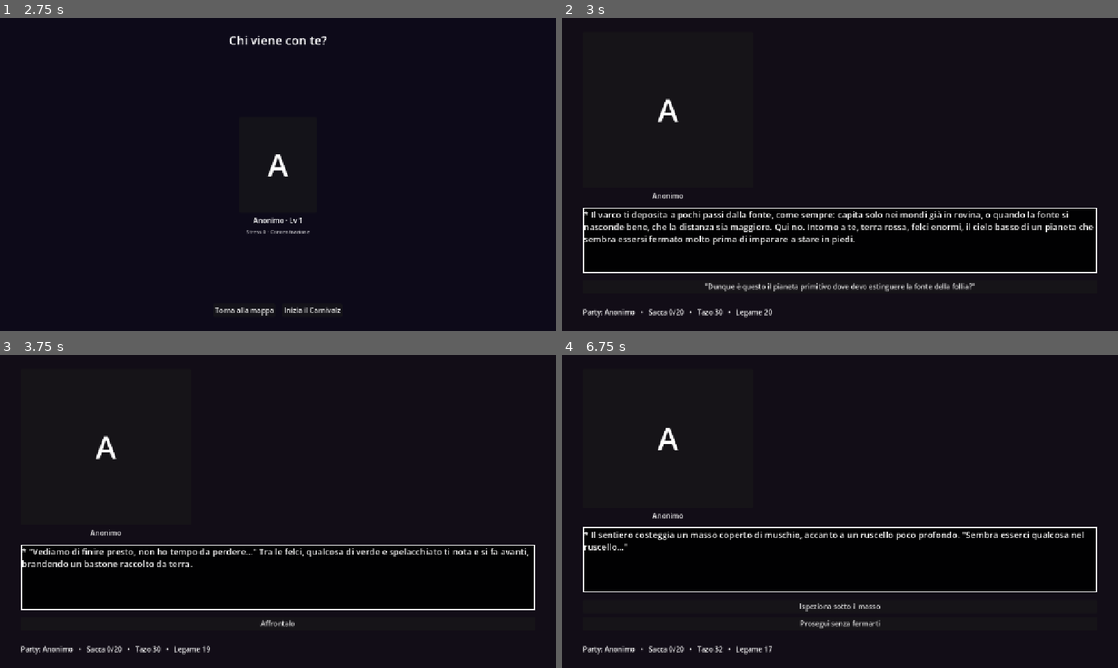
Above: before the commit, frames 1-4 (two rows, left to right).
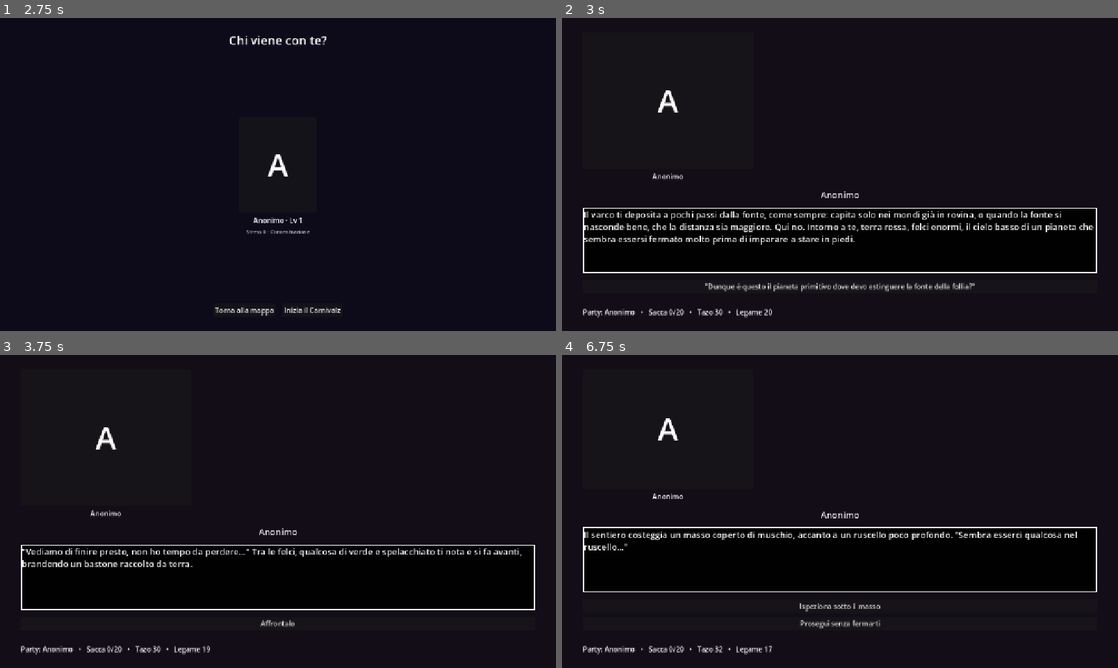
Above: after the commit, the same moments.

Repository: Rio-Chico-Devs/Carnivalz
Game: Godot game, scene res://scenes/Menu.tscn
Same seed, same stepped clock (60 frames per second), same inputs: the game is played once before the commit and once after it.
Inputs (mouse positions are in pixels of both pictures, inside the frame that each line leads up to):
- Up to frame 1 (2.75 s): click "Gioca" at 0.5 s; click "!" at 1.25 s; click "☉ Scendi nel Carnivalz" at 2 s
- Up to frame 2 (3 s): click "Inizia il Carnivalz" at 2.75 s
- Up to frame 3 (3.75 s): click "'Dunque è questo il pianeta p…" at 3.5 s
- Up to frame 4 (6.75 s): click "Affrontalo" at 4.25 s; click "Attacca" at 5 s; tap Enter at 5.75 s; move the mouse to (962, 495) at 5.77 s; click (962, 495) at 5.92 s; click "'Le creature qui sembrano mol…" at 6.5 s

Frame 1 is identical in both runs. In frame 2, 1.4% of the frame differs, in the area x 4-92%, y 23-65%; in frame 3, 1.5%; in frame 4, 1.6%, in the area x 4-94%, y 20-60%.
Error before the commit: Invalid assignment of property or key 'size_flags_vertical' with value of type 'int' on a base object of type 'Nil'. (res://scripts/Ritratto.gd:61)

Commit message:
Corregge il crash del ritratto grande e sostituisce l'asterisco con il nome del parlante
- Fix crash: in Combattimento.gd, imposta_grande(true) veniva chiamato PRIMA che il ritratto entrasse nell'albero (add_child), quindi il suo @onready "immagine" era ancora nullo. Ora si chiama dopo l'add_child, come mostra() faceva gia' correttamente
- Rimosso il prefisso "* " (non era obbligatorio): la narrazione torna testo semplice
- Nuova etichetta "NomeParlante" centrata sopra il box del narratore: mostra chi sta parlando. Di default e' il protagonista (la narrazione e' il suo dialogo interiore), il personaggio in "centro" quando parla da solo, il compagno scelto quando si usa "Parla con la squadra"

Co-Authored-By: Claude Sonnet 5 <noreply@anthropic.com>
Claude-Session: https://claude.ai/code/session_01AE7uzpDH1Lo1PHb29aXJxZ

Diff:
--- a/scenes/Main.tscn
+++ b/scenes/Main.tscn
@@ -77,6 +77,12 @@
 size_flags_vertical = 3
 visible = false
 
+[node name="NomeParlante" type="Label" parent="Margini/Colonna"]
+unique_name_in_owner = true
+layout_mode = 2
+horizontal_alignment = 1
+theme_override_font_sizes/font_size = 20
+
 [node name="Narratore" type="RichTextLabel" parent="Margini/Colonna"]
 unique_name_in_owner = true
 layout_mode = 2
--- a/scripts/Combattimento.gd
+++ b/scripts/Combattimento.gd
@@ -120,11 +120,12 @@
 		fila_party.add_child(scheda)
 		ritratto.mostra(id_personaggio, GameState.livello_di(id_personaggio))
 	else:
+		var e_il_centrale := false
 		if not nemico_centrale_occupato:
 			nemico_centrale_occupato = true
+			e_il_centrale = true
 			scheda.size_flags_horizontal = Control.SIZE_EXPAND_FILL
 			scheda.size_flags_vertical = Control.SIZE_EXPAND_FILL
-			ritratto.imposta_grande(true)  # il nemico principale e' sempre grande, in mezzo
 			nemico_centro.add_child(scheda)
 		elif prossimo_lato_nemico == "destra":
 			nemici_destra.add_child(scheda)
@@ -132,6 +133,9 @@
 		else:
 			nemici_sinistra.add_child(scheda)
 			prossimo_lato_nemico = "destra"
+		# solo dopo add_child: prima l'@onready interno del ritratto e' ancora nullo
+		if e_il_centrale:
+			ritratto.imposta_grande(true)  # il nemico principale e' sempre grande, in mezzo
 		ritratto.mostra(id_personaggio)
 		if dati.has("xp"):
 			# voce nel bestiario al primo incontro (gli oggetti di scena non ne hanno)
@@ -1072,7 +1076,7 @@
 	combattente.etichetta_extra.text = dettagli
 
 func scrivi(riga: String) -> void:
-	diario.append_text("* " + riga + "\n")
+	diario.append_text(riga + "\n")
 
 func _esci() -> void:
 	# lo stress accumulato resta addosso ai personaggi
--- a/scripts/Main.gd
+++ b/scripts/Main.gd
@@ -17,6 +17,7 @@
 @onready var slot_sinistra = %SlotSinistra
 @onready var slot_centro = %SlotCentro
 @onready var slot_destra = %SlotDestra
+@onready var nome_parlante: Label = %NomeParlante
 @onready var narratore: RichTextLabel = %Narratore
 @onready var contenitore_scelte: VBoxContainer = %Scelte
 @onready var bottone_dialoga: Button = %BottoneDialoga
@@ -57,7 +58,7 @@
 				GameState.prepara_combattimento(gruppo, id_nodo, "", agguato.get("se_perdi", ""), id_nodo)
 				get_tree().change_scene_to_file(SCENA_COMBATTIMENTO)
 				return
-	narratore.text = "* " + nodo.get("testo", "")
+	narratore.text = nodo.get("testo", "")
 	aggiorna_palco(nodo)
 	aggiorna_stato()
 	if nodo.get("espulsione_automatica", false):
@@ -104,7 +105,7 @@
 	var dati := GameState.dati_oggetto(id_oggetto)
 	var nome: String = String(dati.get("nome", id_oggetto))
 	if not GameState.aggiungi_oggetto(id_oggetto):
-		return "\n\n* [i]%s: la sacca è piena, non c'è posto per lui.[/i]" % nome
+		return "\n\n[i]%s: la sacca è piena, non c'è posto per lui.[/i]" % nome
 	var tipo := String(dati.get("tipo", "consumabile"))
 	var luogo := "nella sacca"
 	match tipo:
@@ -112,9 +113,9 @@
 			luogo = "tra i collezionabili"
 		"chiave":
 			luogo = "tra gli oggetti chiave"
-	var messaggio := "\n\n* [i]Hai ottenuto: %s (%s).[/i]" % [nome, luogo]
+	var messaggio := "\n\n[i]Hai ottenuto: %s (%s).[/i]" % [nome, luogo]
 	if tipo == "chiave":
-		messaggio += "\n* [i]%s[/i]" % String(dati.get("descrizione", ""))
+		messaggio += "\n[i]%s[/i]" % String(dati.get("descrizione", ""))
 	return messaggio
 
 func aggiorna_palco(nodo: Dictionary) -> void:
@@ -123,6 +124,7 @@
 		slot_destra.visible = false
 		slot_centro.visible = true
 		mostra_slot(slot_centro, nodo["centro"], nodo.get("espr_centro", ""))
+		aggiorna_nome_parlante(id_da_valore(nodo["centro"]))
 		return
 	slot_centro.visible = false
 	slot_sinistra.visible = true
@@ -130,6 +132,16 @@
 	slot_destra.visible = nodo.has("destra")
 	if nodo.has("destra"):
 		mostra_slot(slot_destra, nodo["destra"], nodo.get("espr_destra", ""))
+	# la narrazione e' sempre vissuta come il dialogo interiore del protagonista
+	aggiorna_nome_parlante(GameState.id_protagonista)
+
+func id_da_valore(valore: Variant) -> String:
+	if valore is Dictionary:
+		return String(valore.get("id", ""))
+	return String(valore)
+
+func aggiorna_nome_parlante(id_personaggio: String) -> void:
+	nome_parlante.text = String(GameState.personaggi.get(id_personaggio, {}).get("nome", id_personaggio))
 
 func mostra_slot(slot, valore: Variant, espr_nodo: String) -> void:
 	# valore: id stringa, oppure {id, espr}. L'espressione può anche venire
@@ -220,12 +232,13 @@
 	slot_destra.visible = false
 	slot_centro.visible = true
 	mostra_slot(slot_centro, id_classe, "")
+	aggiorna_nome_parlante(id_classe)
 	var voce: Dictionary = GameState.dialoghi.get(GameState.nodo_corrente, {})
 	var gia_detta: bool = voce.has("una_tantum") and GameState.ha_flag(voce["una_tantum"])
 	if voce.is_empty() or gia_detta:
-		narratore.append_text("\n\n* [i]%s non ha altro da dirti, qui.[/i]" % nome)
-		return
-	narratore.append_text("\n\n* " + (String(voce.get("testo", "")) % nome))
+		narratore.append_text("\n\n[i]%s non ha altro da dirti, qui.[/i]" % nome)
+		return
+	narratore.append_text("\n\n" + (String(voce.get("testo", "")) % nome))
 	if voce.has("flag"):
 		GameState.imposta_flag(voce["flag"])
 	if voce.has("una_tantum"):
